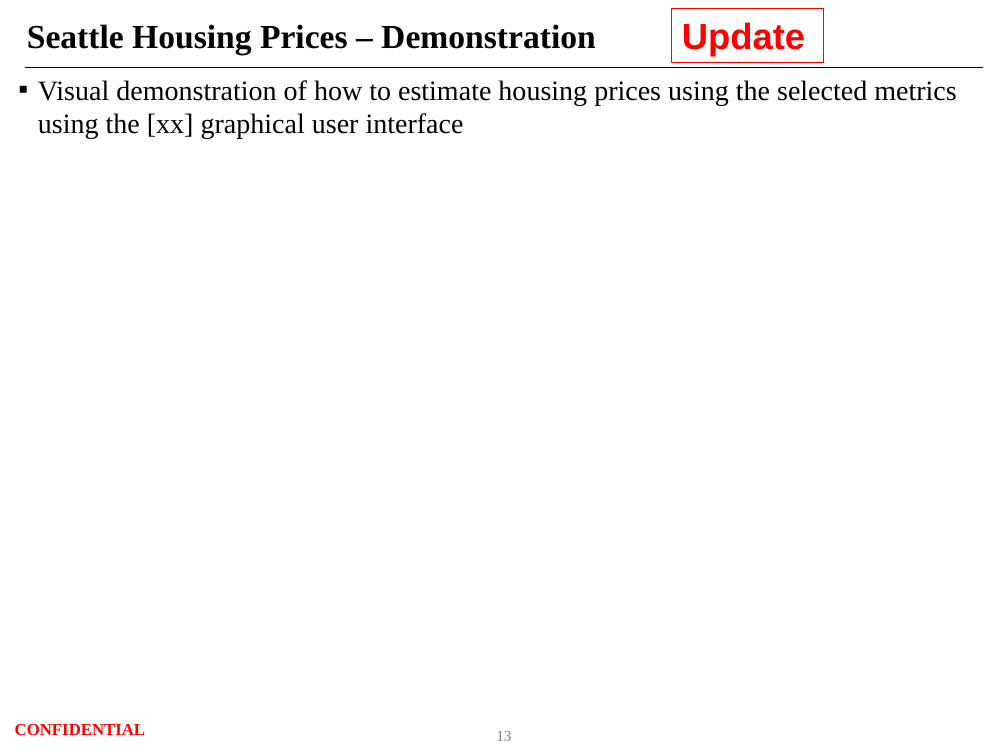
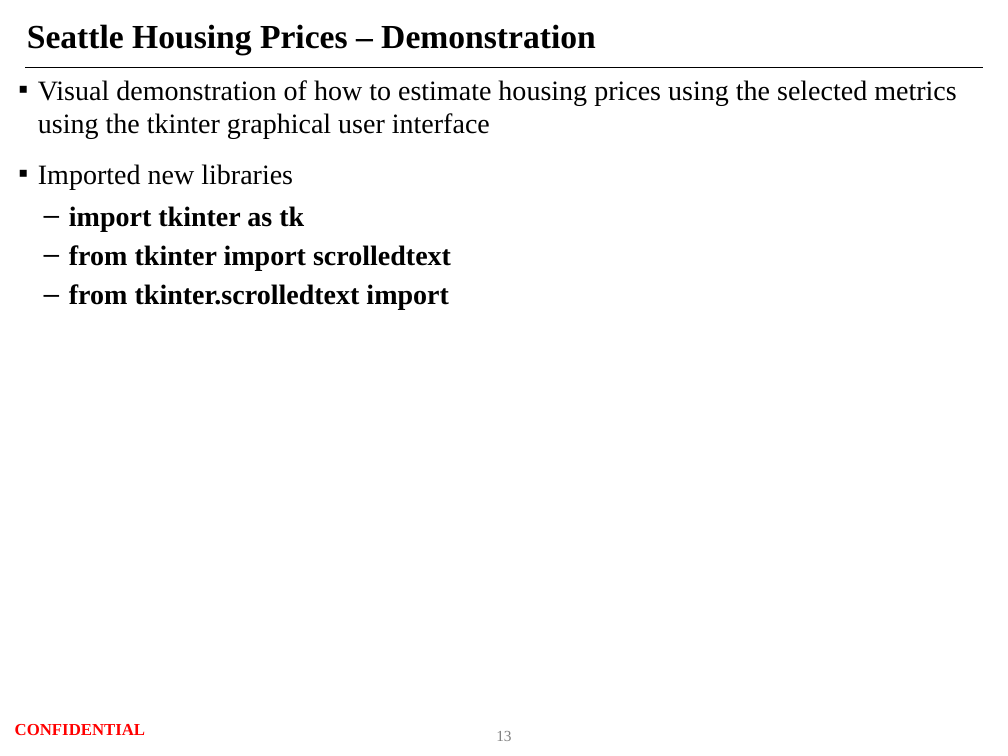
Before and after one commit to Sumitharp/Project-2-Housing-Price-Metrics, a slide deck: slide 13 of Presentation/2021.6.9 UW FinTech Project 2_v1.pptx. Drawn at 1008x756 pixels with LibreOffice and Linux fonts; fonts in the diff are those of the drawing; background and template pictures are left out. Boxes give left, top, right and bottom in pixels: in the first picture for what was removed or moved away, otherwise in the second. Text is boxed around its words. In the diff, an @@ line names an element or a change of style, - is before the commit and + after.

```diff
--- a/Presentation/2021.6.9 UW FinTech Project 2_v1.pptx
+++ b/Presentation/2021.6.9 UW FinTech Project 2_v1.pptx
@@ rectangle removed at box(672, 8, 824, 62) @@
-Update
@@ text at box(38, 80, 956, 310): text changed @@
-▪ Visual demonstration of how to estimate housing prices using the selected metrics using the [xx] graphical user interface
+▪ Visual demonstration of how to estimate housing prices using the selected metrics using the tkinter graphical user interface
+▪ Imported new libraries
+  – import tkinter as tk
+  – from tkinter import scrolledtext
+  – from tkinter.scrolledtext import
```
